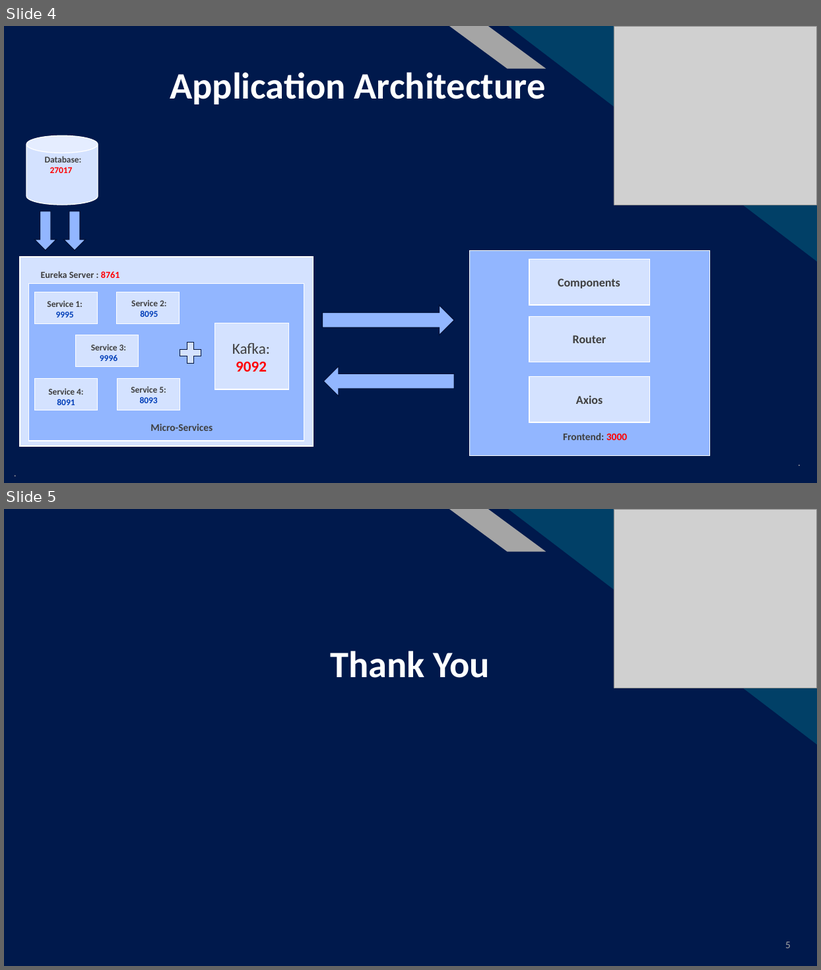
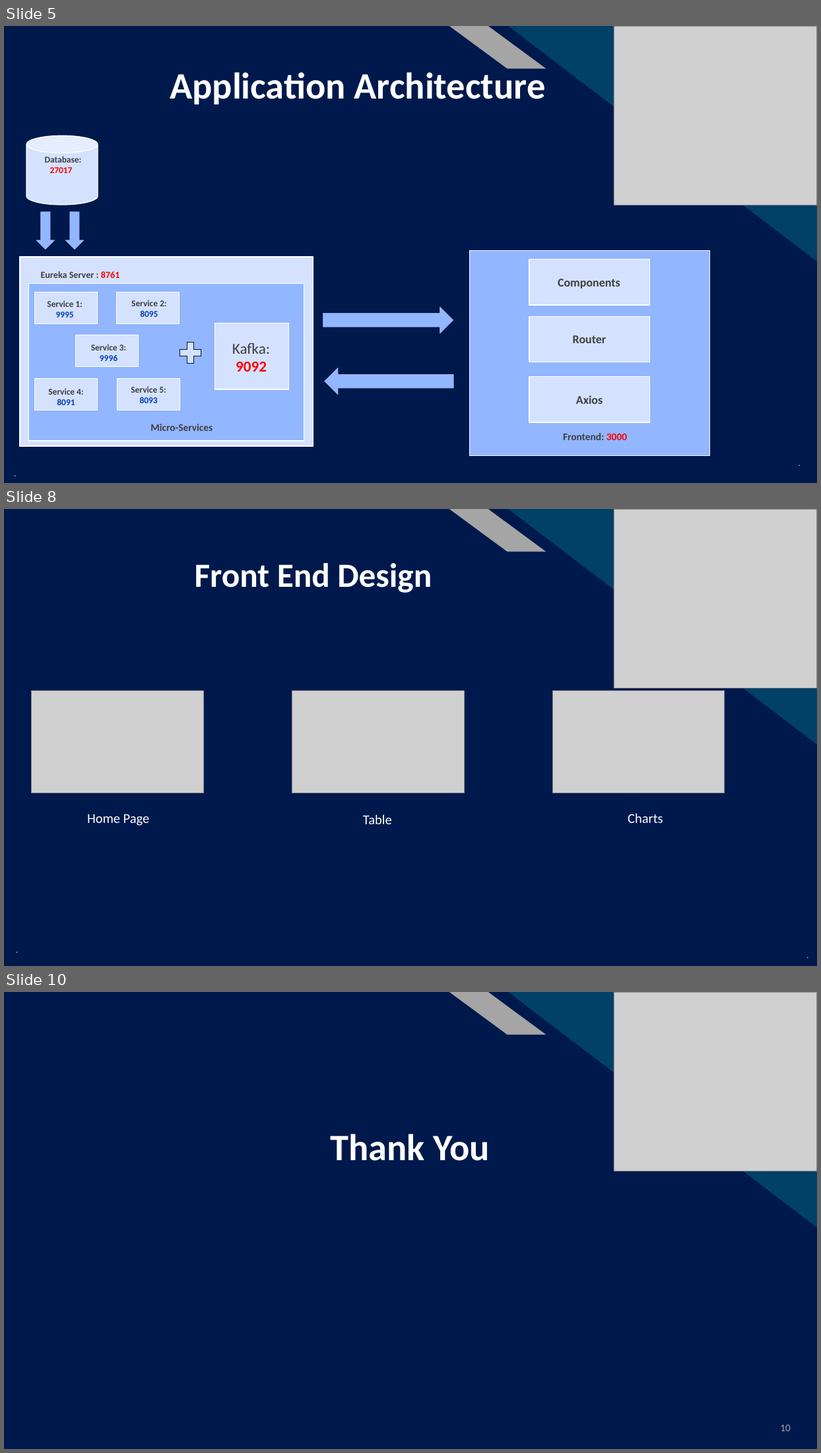
Before and after one commit to AbhijitproSaikia/Final-Axis-Project, a slide deck: Data Analysis Board.pptx. Shown one above the other, each under a label of ours: slides 4 and 5 before the commit, slides 5, 8 and 10 after it; the slides between them are not shown. The pictures are 821x970 and 821x1453 pixels, drawn with LibreOffice and Linux fonts; fonts in the diff are those of the drawing; grey boxes stand for pictures. Boxes give left, top, right and bottom in pixels: in the first picture for what was removed or moved away, otherwise in the second. Text is boxed around its words. In the diff, an @@ line names an element or a change of style, - is before the commit and + after.

```diff
--- a/Data Analysis Board.pptx
+++ b/Data Analysis Board.pptx
@@ slide 8 added at (x1=4, y1=509, x2=817, y2=966), background #FFFFFF; not listed: 5 template elements that a slide beside it also shows @@
@@ picture added at (x1=614, y1=509, x2=817, y2=688) @@
@@ title added at (x1=195, y1=563, x2=432, y2=593), 40 pt, text #FFFFFF, bold @@
+Front End Design
@@ picture added at (x1=32, y1=691, x2=203, y2=793) @@
@@ picture added at (x1=292, y1=691, x2=465, y2=793) @@
@@ picture added at (x1=552, y1=691, x2=725, y2=793) @@
@@ text added at (x1=87, y1=815, x2=150, y2=826), 16 pt, text #FFFFFF @@
+Home Page
@@ text added at (x1=363, y1=815, x2=392, y2=824), 16 pt, text #FFFFFF @@
+Table
@@ text added at (x1=628, y1=813, x2=663, y2=823), 16 pt, text #FFFFFF @@
+Charts
@@ text added at (x1=9, y1=938, x2=26, y2=962), 12 pt, text #A5A5A5 @@
+.
@@ text added at (x1=803, y1=948, x2=813, y2=962), 12 pt, text #A5A5A5 @@
+.
@@ what was slide 4 is now slide 5 @@
@@ what was slide 5 is now slide 10 @@
@@ page number at (x1=780, y1=1425, x2=791, y2=1432): text changed @@
-5
+10
```
Also in this commit, not shown: 2 slides changed, 4 other slides added.
